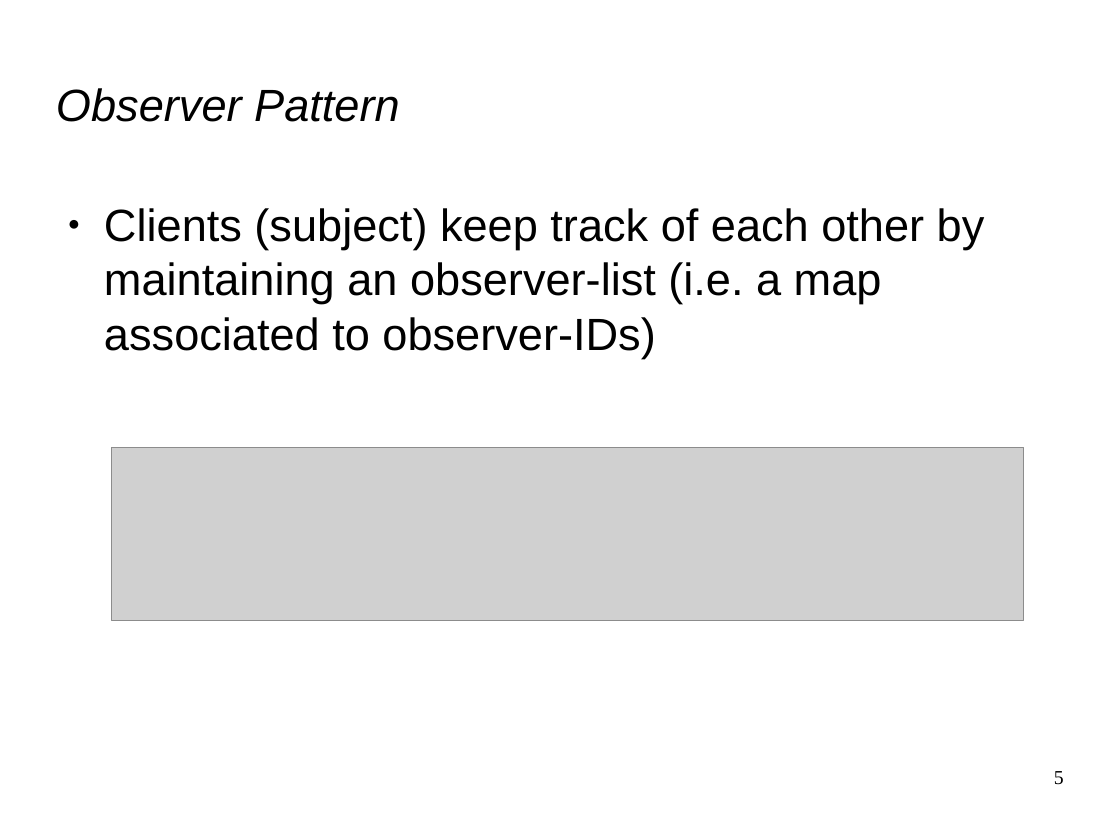
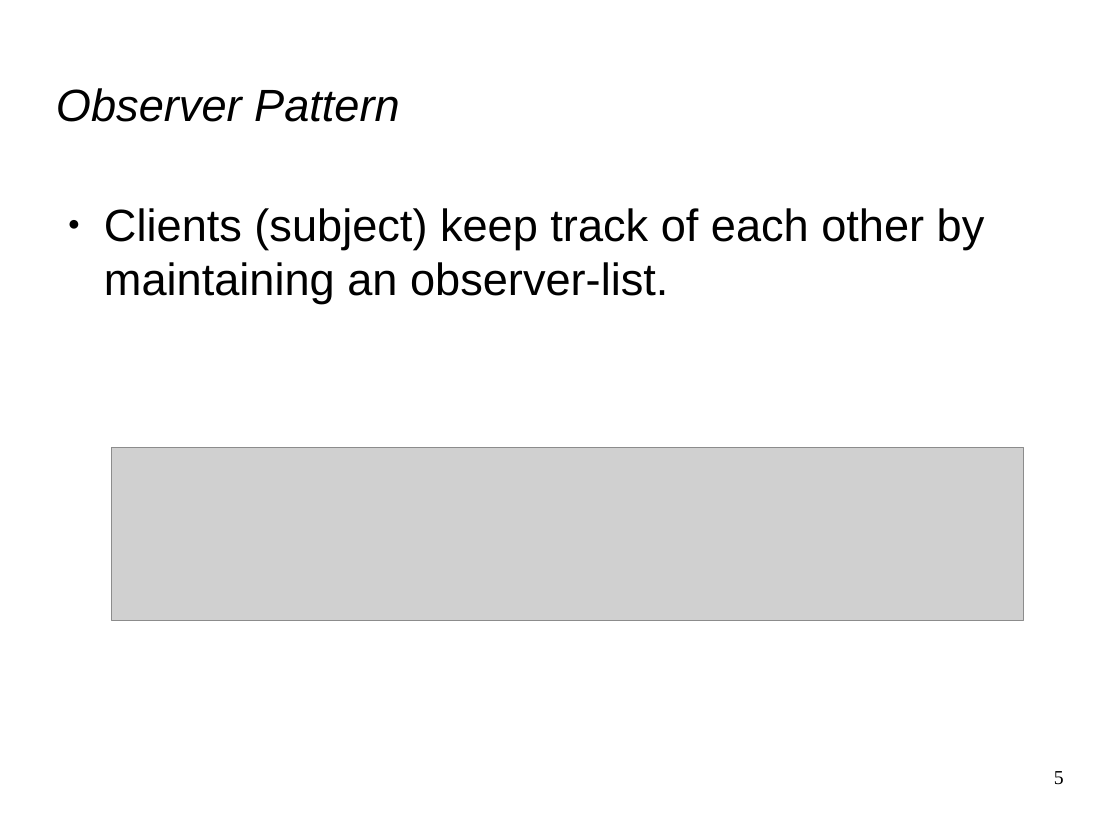
Before and after one commit to phil535/Massive-Multiplayer-Observer, a slide deck: slide 5 of Doc/pres_dp.odp. Drawn at 1120x840 pixels with LibreOffice and Linux fonts; fonts in the diff are those of the drawing; grey boxes stand for pictures. Boxes give left, top, right and bottom in pixels: in the first picture for what was removed or moved away, otherwise in the second. Text is boxed around its words. In the diff, an @@ line names an element or a change of style, - is before the commit and + after.

```diff
--- a/Doc/pres_dp.odp
+++ b/Doc/pres_dp.odp
@@ text at (104,208,985,304): text changed @@
-● Clients (subject) keep track of each other by maintaining an observer-list (i.e. a map associated to observer-IDs)
+● Clients (subject) keep track of each other by maintaining an observer-list.
```
Also in this commit, not shown: 1 other slide changed.
